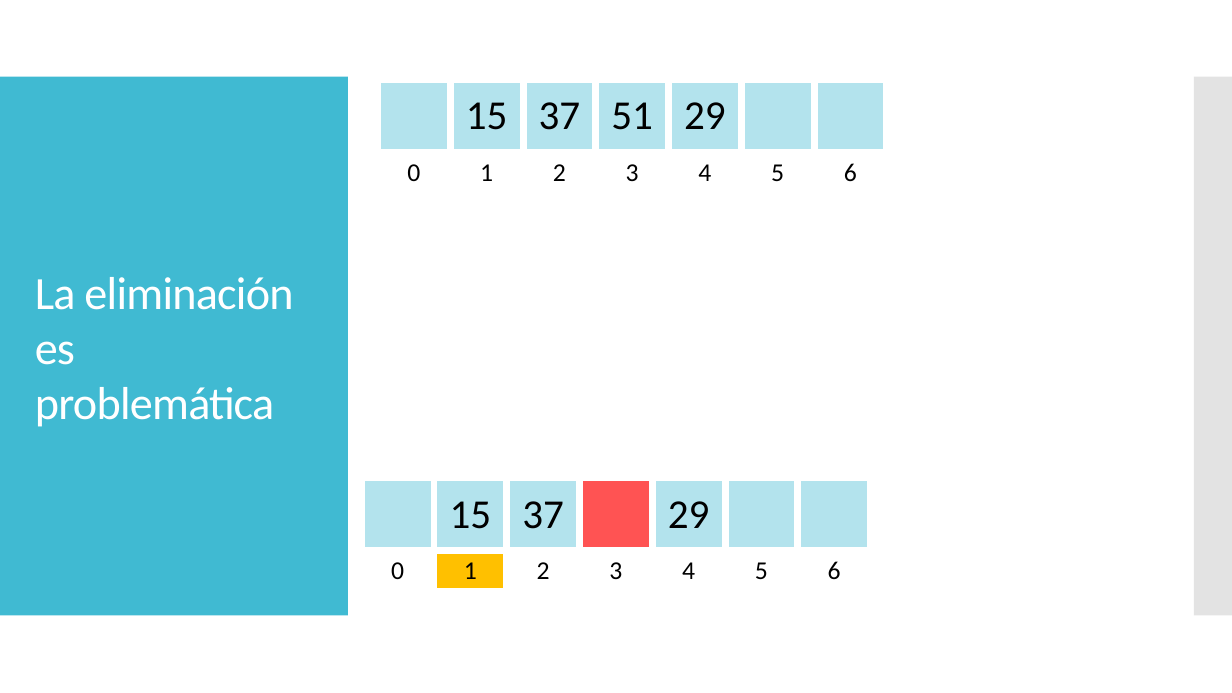
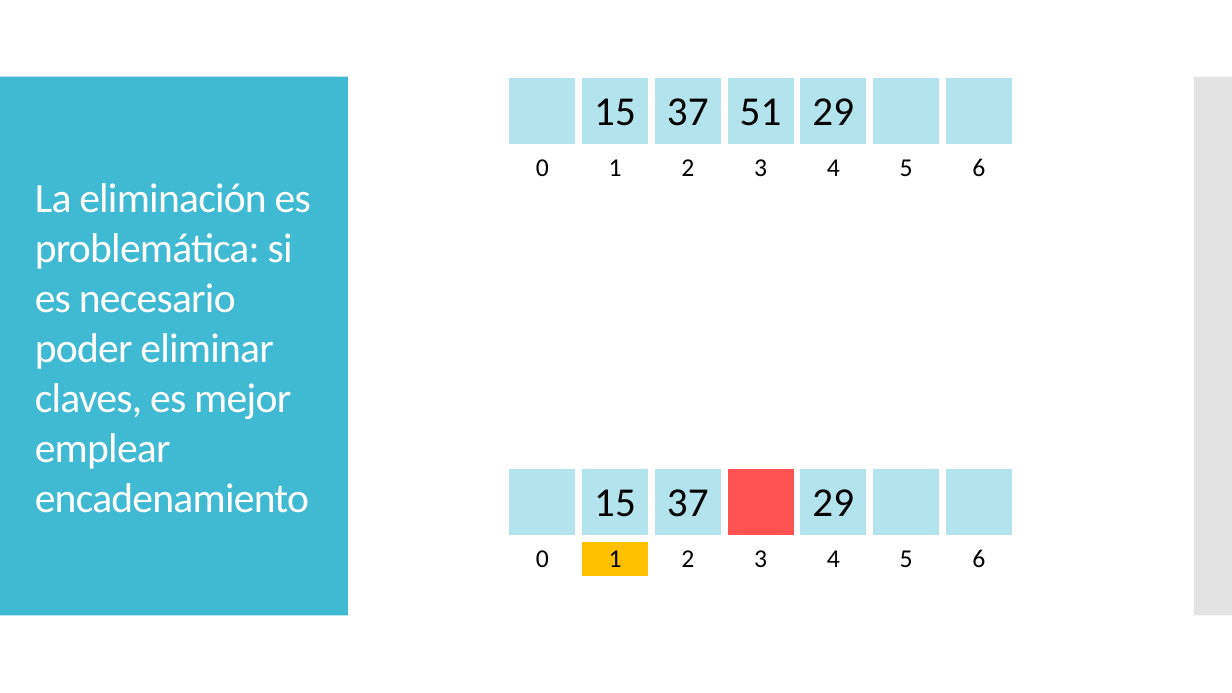
Before and after one commit to chris-carstens/2020-2, a slide deck: slide 27 of Clases/11 - Tablas de Hash/Tablas de hash.pptx (slide 31 before the commit). Drawn at 1232x693 pixels with LibreOffice and Linux fonts; fonts in the diff are those of the drawing; grey boxes stand for pictures. Boxes give left, top, right and bottom in pixels: in the first picture for what was removed or moved away, otherwise in the second. Text is boxed around its words. In the diff, an @@ line names an element or a change of style, - is before the commit and + after.

```diff
--- a/Clases/11 - Tablas de Hash/Tablas de hash.pptx
+++ b/Clases/11 - Tablas de Hash/Tablas de hash.pptx
@@ table moved from (x1=378, y1=79, x2=889, y2=192) to (x1=506, y1=75, x2=1018, y2=188) @@
@@ title at (x1=35, y1=183, x2=311, y2=513): text changed; size 36 to 32.4 pt @@
-La eliminación es problemática
+La eliminación es problemática: si es necesario poder eliminar claves, es mejor emplear encadenamiento
@@ table moved from (x1=361, y1=478, x2=872, y2=591) to (x1=506, y1=466, x2=1018, y2=579) @@
```
Also in this commit, not shown: 20 other slides changed, 9 slides added, 5 slides removed, 3 other files.
